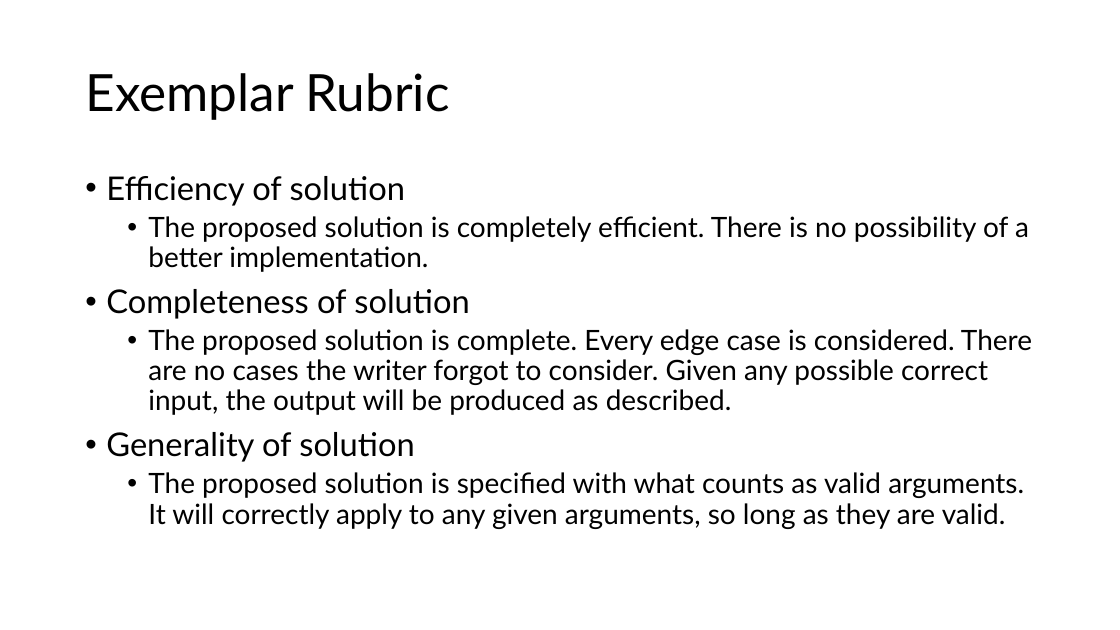
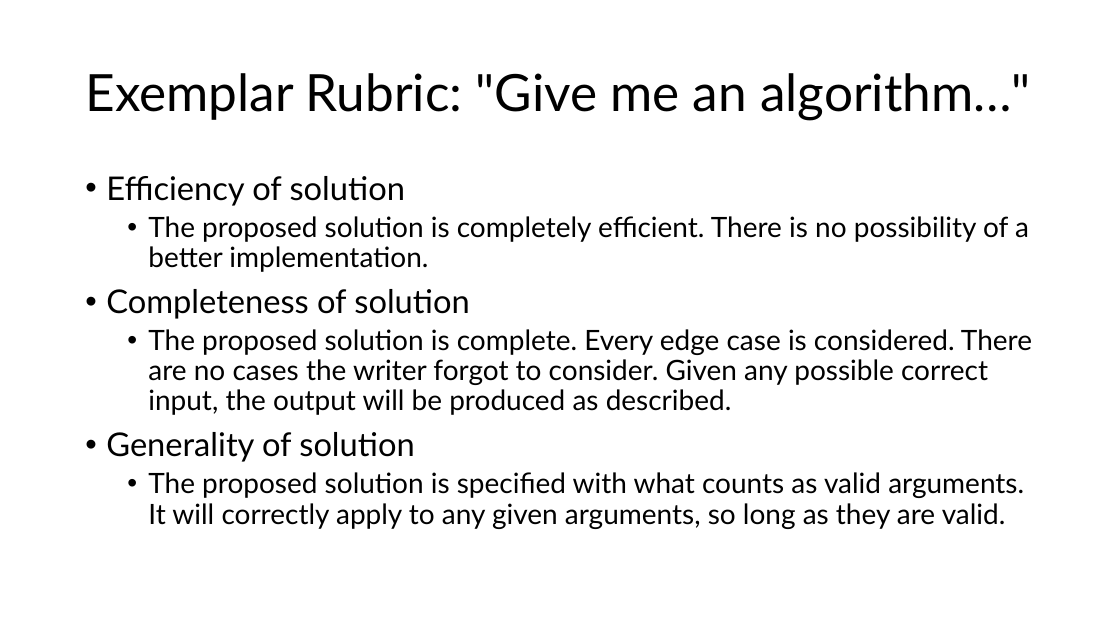
Before and after one commit to SMC-CS-374-Sp26/Unit-1-Prelims-Mathematics, a slide deck: slide 44 of CS-374-Syllabus.pptx. Drawn at 1120x630 pixels with LibreOffice and Linux fonts; fonts in the diff are those of the drawing. Boxes give left, top, right and bottom in pixels: in the first picture for what was removed or moved away, otherwise in the second. Text is boxed around its words. In the diff, an @@ line names an element or a change of style, - is before the commit and + after.

```diff
--- a/CS-374-Syllabus.pptx
+++ b/CS-374-Syllabus.pptx
@@ title at <box>85,73,1031,120</box>: text changed @@
-Exemplar Rubric
+Exemplar Rubric: "Give me an algorithm…"
```
Also in this commit, not shown: 2 other slides changed, 2 other files.
